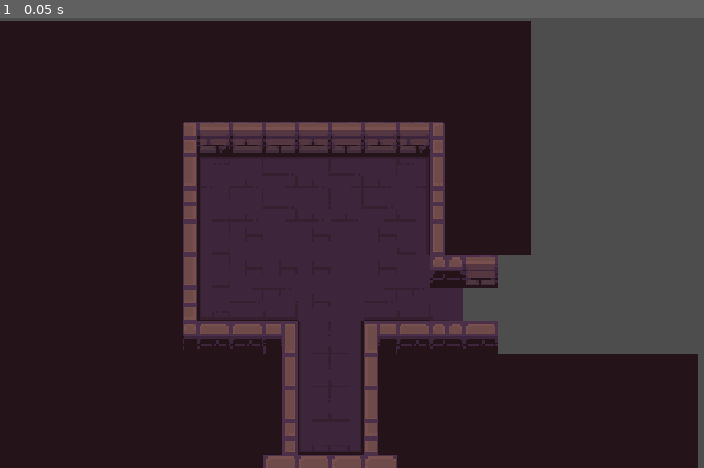
Above: before the commit, frame 1.
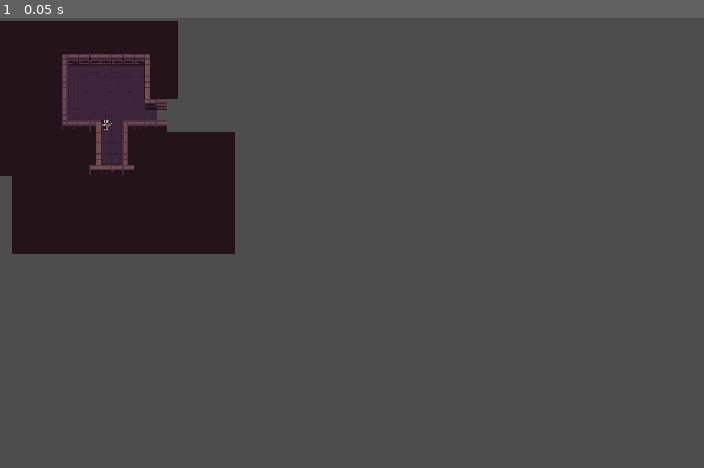
Above: after the commit, the same moment.

Repository: pratikkumararyan/dungeon_cafe
Game: Godot game, scene res://Scenes/Default.tscn
Two runs of this game, one before a commit and one after it. Both use one fixed random seed, a clock stepped at 60 frames per second and the inputs below.
Inputs:
- Up to frame 1 (0.05 s): no input

The runs differ from the first frame. In frame 1, 68% of the frame differs, in the area x 0-100%, y 0-100%.

Commit message:
added player sprite w animations

Diff:
--- a/Scenes/Default.tscn
+++ b/Scenes/Default.tscn
@@ -5,5 +5,4 @@
 [node name="Node2D" type="Node2D" unique_id=1060321192]
 
 [node name="Environment" parent="." unique_id=541352945 instance=ExtResource("1_c6y6c")]
-position = Vector2(476, 437)
-scale = Vector2(3, 3)
+position = Vector2(161, 148)
--- a/Scenes/environment.tscn
+++ b/Scenes/environment.tscn
@@ -1,6 +1,7 @@
 [gd_scene format=4 uid="uid://r2jmbdn0pt1"]
 
 [ext_resource type="Texture2D" uid="uid://c7gag3y23qv4r" path="res://Assets/2D Pixel Dungeon Asset Pack/character and tileset/Dungeon_Tileset.png" id="1_km3fo"]
+[ext_resource type="PackedScene" uid="uid://cjgfiew18rj8g" path="res://Scenes/skeleton.tscn" id="2_mfu5p"]
 
 [sub_resource type="TileSetAtlasSource" id="TileSetAtlasSource_mfu5p"]
 texture = ExtResource("1_km3fo")
@@ -113,3 +114,6 @@
 [node name="TileMapLayer" type="TileMapLayer" parent="." unique_id=2031170306]
 tile_map_data = PackedByteArray("AAD8//r/AAADAAAAAAD9//r/AAACAAAAAAD+//r/AAABAAAAAAD///r/AAACAAAAAAABAPr/AAACAAAAAAACAP …(6000 unchanged characters)…
 tile_set = SubResource("TileSet_6b2n3")
+
+[node name="ParentNode" parent="." unique_id=1499633693 instance=ExtResource("2_mfu5p")]
+position = Vector2(-5, 1)
--- /dev/null
+++ b/Scenes/player.tscn
@@ -0,0 +1,810 @@
+[gd_scene format=3 uid="uid://bwumulnf2mbw4"]
+
+[ext_resource type="Texture2D" uid="uid://dq3b8yljp6nyu" path="res://Assets/playerAssets/PNG/Swordsman_lvl3/With_shadow/Swordsman_lvl3_attack_with_shadow.png" id="1_6t5aa"]
+[ext_resource type="Texture2D" uid="uid://b3omgrlbswecw" path="res://Assets/playerAssets/PNG/Swordsman_lvl3/With_shadow/Swordsman_lvl3_Idle_with_shadow.png" id="2_6t5aa"]
+[ext_resource type="Texture2D" uid="uid://bnuq6baardpu5" path="res://Assets/playerAssets/PNG/Swordsman_lvl3/With_shadow/Swordsman_lvl3_Run_with_shadow.png" id="3_vgqql"]
+
+[sub_resource type="RectangleShape2D" id="RectangleShape2D_v0iea"]
+size = Vector2(9, 14)
+
+[sub_resource type="AtlasTexture" id="AtlasTexture_fkybt"]
+atlas = ExtResource("1_6t5aa")
+region = Rect2(0, 0, 64, 64)
+
+[sub_resource type="AtlasTexture" id="AtlasTexture_x3wgy"]
+atlas = ExtResource("1_6t5aa")
+region = Rect2(64, 0, 64, 64)
+
+[sub_resource type="AtlasTexture" id="AtlasTexture_3smsa"]
+atlas = ExtResource("1_6t5aa")
+region = Rect2(128, 0, 64, 64)
+
+[sub_resource type="AtlasTexture" id="AtlasTexture_8erm5"]
+atlas = ExtResource("1_6t5aa")
+region = Rect2(192, 0, 64, 64)
+
+[sub_resource type="AtlasTexture" id="AtlasTexture_f1ek2"]
+atlas = ExtResource("1_6t5aa")
+region = Rect2(256, 0, 64, 64)
+
+[sub_resource type="AtlasTexture" id="AtlasTexture_tx1dd"]
+atlas = ExtResource("1_6t5aa")
+region = Rect2(320, 0, 64, 64)
+
+[sub_resource type="AtlasTexture" id="AtlasTexture_gymyn"]
+atlas = ExtResource("1_6t5aa")
+region = Rect2(384, 0, 64, 64)
+
+[sub_resource type="AtlasTexture" id="AtlasTexture_pu2lt"]
+atlas = ExtResource("1_6t5aa")
+region = Rect2(448, 0, 64, 64)
+
+[sub_resource type="AtlasTexture" id="AtlasTexture_ukyrk"]
+atlas = ExtResource("1_6t5aa")
+region = Rect2(0, 192, 64, 64)
+
+[sub_resource type="AtlasTexture" id="AtlasTexture_7dp3o"]
+atlas = ExtResource("1_6t5aa")
+region = Rect2(64, 192, 64, 64)
+
+[sub_resource type="AtlasTexture" id="AtlasTexture_h4iuc"]
+atlas = ExtResource("1_6t5aa")
+region = Rect2(128, 192, 64, 64)
+
+[sub_resource type="AtlasTexture" id="AtlasTexture_fd4e3"]
+atlas = ExtResource("1_6t5aa")
+region = Rect2(192, 192, 64, 64)
+
+[sub_resource type="AtlasTexture" id="AtlasTexture_qqcod"]
+atlas = ExtResource("1_6t5aa")
+region = Rect2(256, 192, 64, 64)
+
+[sub_resource type="AtlasTexture" id="AtlasTexture_igrcy"]
+atlas = ExtResource("1_6t5aa")
+region = Rect2(320, 192, 64, 64)
+
+[sub_resource type="AtlasTexture" id="AtlasTexture_fs7ks"]
+atlas = ExtResource("1_6t5aa")
+region = Rect2(384, 192, 64, 64)
+
+[sub_resource type="AtlasTexture" id="AtlasTexture_l6n3p"]
+atlas = ExtResource("1_6t5aa")
+region = Rect2(448, 192, 64, 64)
+
+[sub_resource type="AtlasTexture" id="AtlasTexture_olqyp"]
+atlas = ExtResource("1_6t5aa")
+region = Rect2(0, 64, 64, 64)
+
+[sub_resource type="AtlasTexture" id="AtlasTexture_wpjfl"]
+atlas = ExtResource("1_6t5aa")
+region = Rect2(64, 64, 64, 64)
+
+[sub_resource type="AtlasTexture" id="AtlasTexture_bi64h"]
+atlas = ExtResource("1_6t5aa")
+region = Rect2(128, 64, 64, 64)
+
+[sub_resource type="AtlasTexture" id="AtlasTexture_2ijsl"]
+atlas = ExtResource("1_6t5aa")
+region = Rect2(192, 64, 64, 64)
+
+[sub_resource type="AtlasTexture" id="AtlasTexture_p1odr"]
+atlas = ExtResource("1_6t5aa")
+region = Rect2(256, 64, 64, 64)
+
+[sub_resource type="AtlasTexture" id="AtlasTexture_0gysh"]
+atlas = ExtResource("1_6t5aa")
+region = Rect2(320, 64, 64, 64)
+
+[sub_resource type="AtlasTexture" id="AtlasTexture_vfarp"]
+atlas = ExtResource("1_6t5aa")
+region = Rect2(384, 64, 64, 64)
+
+[sub_resource type="AtlasTexture" id="AtlasTexture_y6uwr"]
+atlas = ExtResource("1_6t5aa")
+region = Rect2(448, 64, 64, 64)
+
+[sub_resource type="AtlasTexture" id="AtlasTexture_83xs0"]
+atlas = ExtResource("1_6t5aa")
+region = Rect2(0, 128, 64, 64)
+
+[sub_resource type="AtlasTexture" id="AtlasTexture_ypfnu"]
+atlas = ExtResource("1_6t5aa")
+region = Rect2(64, 128, 64, 64)
+
+[sub_resource type="AtlasTexture" id="AtlasTexture_xuaoq"]
+atlas = ExtResource("1_6t5aa")
+region = Rect2(128, 128, 64, 64)
+
+[sub_resource type="AtlasTexture" id="AtlasTexture_wohnl"]
+atlas = ExtResource("1_6t5aa")
+region = Rect2(192, 128, 64, 64)
+
+[sub_resource type="AtlasTexture" id="AtlasTexture_36dho"]
+atlas = ExtResource("1_6t5aa")
+region = Rect2(256, 128, 64, 64)
+
+[sub_resource type="AtlasTexture" id="AtlasTexture_yh6i2"]
+atlas = ExtResource("1_6t5aa")
+region = Rect2(320, 128, 64, 64)
+
+[sub_resource type="AtlasTexture" id="AtlasTexture_nv4vc"]
+atlas = ExtResource("1_6t5aa")
+region = Rect2(384, 128, 64, 64)
+
+[sub_resource type="AtlasTexture" id="AtlasTexture_8gxox"]
+atlas = ExtResource("1_6t5aa")
+region = Rect2(448, 128, 64, 64)
+
+[sub_resource type="AtlasTexture" id="AtlasTexture_11gg7"]
+atlas = ExtResource("2_6t5aa")
+region = Rect2(0, 0, 64, 64)
+
+[sub_resource type="AtlasTexture" id="AtlasTexture_qpa8y"]
+atlas = ExtResource("2_6t5aa")
+region = Rect2(64, 0, 64, 64)
+
+[sub_resource type="AtlasTexture" id="AtlasTexture_sbwqj"]
+atlas = ExtResource("2_6t5aa")
+region = Rect2(128, 0, 64, 64)
+
+[sub_resource type="AtlasTexture" id="AtlasTexture_xwi16"]
+atlas = ExtResource("2_6t5aa")
+region = Rect2(192, 0, 64, 64)
+
+[sub_resource type="AtlasTexture" id="AtlasTexture_sweqm"]
+atlas = ExtResource("2_6t5aa")
+region = Rect2(256, 0, 64, 64)
+
+[sub_resource type="AtlasTexture" id="AtlasTexture_ph33w"]
+atlas = ExtResource("2_6t5aa")
+region = Rect2(320, 0, 64, 64)
+
+[sub_resource type="AtlasTexture" id="AtlasTexture_7ldla"]
+atlas = ExtResource("2_6t5aa")
+region = Rect2(384, 0, 64, 64)
+
+[sub_resource type="AtlasTexture" id="AtlasTexture_r7t2e"]
+atlas = ExtResource("2_6t5aa")
+region = Rect2(448, 0, 64, 64)
+
+[sub_resource type="AtlasTexture" id="AtlasTexture_nmr2m"]
+atlas = ExtResource("2_6t5aa")
+region = Rect2(512, 0, 64, 64)
+
+[sub_resource type="AtlasTexture" id="AtlasTexture_ax3m3"]
+atlas = ExtResource("2_6t5aa")
+region = Rect2(576, 0, 64, 64)
+
+[sub_resource type="AtlasTexture" id="AtlasTexture_3vlem"]
+atlas = ExtResource("2_6t5aa")
+region = Rect2(640, 0, 64, 64)
+
+[sub_resource type="AtlasTexture" id="AtlasTexture_8eeqe"]
+atlas = ExtResource("2_6t5aa")
+region = Rect2(704, 0, 64, 64)
+
+[sub_resource type="AtlasTexture" id="AtlasTexture_5x828"]
+atlas = ExtResource("2_6t5aa")
+region = Rect2(0, 192, 64, 64)
+
+[sub_resource type="AtlasTexture" id="AtlasTexture_c1k8q"]
+atlas = ExtResource("2_6t5aa")
+region = Rect2(64, 192, 64, 64)
+
+[sub_resource type="AtlasTexture" id="AtlasTexture_e6mvm"]
+atlas = ExtResource("2_6t5aa")
+region = Rect2(128, 192, 64, 64)
+
+[sub_resource type="AtlasTexture" id="AtlasTexture_57lvd"]
+atlas = ExtResource("2_6t5aa")
+region = Rect2(192, 192, 64, 64)
+
+[sub_resource type="AtlasTexture" id="AtlasTexture_ie7r7"]
+atlas = ExtResource("2_6t5aa")
+region = Rect2(0, 64, 64, 64)
+
+[sub_resource type="AtlasTexture" id="AtlasTexture_vq3lt"]
+atlas = ExtResource("2_6t5aa")
+region = Rect2(64, 64, 64, 64)
+
+[sub_resource type="AtlasTexture" id="AtlasTexture_pukcj"]
+atlas = ExtResource("2_6t5aa")
+region = Rect2(128, 64, 64, 64)
+
+[sub_resource type="AtlasTexture" id="AtlasTexture_1htnp"]
+atlas = ExtResource("2_6t5aa")
+region = Rect2(192, 64, 64, 64)
+
+[sub_resource type="AtlasTexture" id="AtlasTexture_m376e"]
+atlas = ExtResource("2_6t5aa")
+region = Rect2(256, 64, 64, 64)
+
+[sub_resource type="AtlasTexture" id="AtlasTexture_6b312"]
+atlas = ExtResource("2_6t5aa")
+region = Rect2(320, 64, 64, 64)
+
+[sub_resource type="AtlasTexture" id="AtlasTexture_lisdf"]
+atlas = ExtResource("2_6t5aa")
+region = Rect2(384, 64, 64, 64)
+
+[sub_resource type="AtlasTexture" id="AtlasTexture_n1x1j"]
+atlas = ExtResource("2_6t5aa")
+region = Rect2(448, 64, 64, 64)
+
+[sub_resource type="AtlasTexture" id="AtlasTexture_c8b32"]
+atlas = ExtResource("2_6t5aa")
+region = Rect2(512, 64, 64, 64)
+
+[sub_resource type="AtlasTexture" id="AtlasTexture_nj1g2"]
+atlas = ExtResource("2_6t5aa")
+region = Rect2(576, 64, 64, 64)
+
+[sub_resource type="AtlasTexture" id="AtlasTexture_usbl8"]
+atlas = ExtResource("2_6t5aa")
+region = Rect2(640, 64, 64, 64)
+
+[sub_resource type="AtlasTexture" id="AtlasTexture_dtg1u"]
+atlas = ExtResource("2_6t5aa")
+region = Rect2(704, 64, 64, 64)
+
+[sub_resource type="AtlasTexture" id="AtlasTexture_nuaet"]
+atlas = ExtResource("2_6t5aa")
+region = Rect2(0, 128, 64, 64)
+
+[sub_resource type="AtlasTexture" id="AtlasTexture_bqbau"]
+atlas = ExtResource("2_6t5aa")
+region = Rect2(64, 128, 64, 64)
+
+[sub_resource type="AtlasTexture" id="AtlasTexture_f5f5t"]
+atlas = ExtResource("2_6t5aa")
+region = Rect2(128, 128, 64, 64)
+
+[sub_resource type="AtlasTexture" id="AtlasTexture_qvbpb"]
+atlas = ExtResource("2_6t5aa")
+region = Rect2(192, 128, 64, 64)
+
+[sub_resource type="AtlasTexture" id="AtlasTexture_sscpr"]
+atlas = ExtResource("2_6t5aa")
+region = Rect2(256, 128, 64, 64)
+
+[sub_resource type="AtlasTexture" id="AtlasTexture_by7i4"]
+atlas = ExtResource("2_6t5aa")
+region = Rect2(320, 128, 64, 64)
+
+[sub_resource type="AtlasTexture" id="AtlasTexture_3uvy8"]
+atlas = ExtResource("2_6t5aa")
+region = Rect2(384, 128, 64, 64)
+
+[sub_resource type="AtlasTexture" id="AtlasTexture_ss172"]
+atlas = ExtResource("2_6t5aa")
+region = Rect2(448, 128, 64, 64)
+
+[sub_resource type="AtlasTexture" id="AtlasTexture_jmelf"]
+atlas = ExtResource("2_6t5aa")
+region = Rect2(512, 128, 64, 64)
+
+[sub_resource type="AtlasTexture" id="AtlasTexture_bjdqd"]
+atlas = ExtResource("2_6t5aa")
+region = Rect2(576, 128, 64, 64)
+
+[sub_resource type="AtlasTexture" id="AtlasTexture_feq18"]
+atlas = ExtResource("2_6t5aa")
+region = Rect2(640, 128, 64, 64)
+
+[sub_resource type="AtlasTexture" id="AtlasTexture_wcnj3"]
+atlas = ExtResource("2_6t5aa")
+region = Rect2(704, 128, 64, 64)
+
+[sub_resource type="AtlasTexture" id="AtlasTexture_jsob3"]
+atlas = ExtResource("3_vgqql")
+region = Rect2(0, 0, 64, 64)
+
+[sub_resource type="AtlasTexture" id="AtlasTexture_pg0gw"]
+atlas = ExtResource("3_vgqql")
+region = Rect2(64, 0, 64, 64)
+
+[sub_resource type="AtlasTexture" id="AtlasTexture_qavoy"]
+atlas = ExtResource("3_vgqql")
+region = Rect2(128, 0, 64, 64)
+
+[sub_resource type="AtlasTexture" id="AtlasTexture_w4w4b"]
+atlas = ExtResource("3_vgqql")
+region = Rect2(192, 0, 64, 64)
+
+[sub_resource type="AtlasTexture" id="AtlasTexture_h5cax"]
+atlas = ExtResource("3_vgqql")
+region = Rect2(256, 0, 64, 64)
+
+[sub_resource type="AtlasTexture" id="AtlasTexture_dj0x0"]
+atlas = ExtResource("3_vgqql")
+region = Rect2(320, 0, 64, 64)
+
+[sub_resource type="AtlasTexture" id="AtlasTexture_f1uaf"]
+atlas = ExtResource("3_vgqql")
+region = Rect2(384, 0, 64, 64)
+
+[sub_resource type="AtlasTexture" id="AtlasTexture_6hq81"]
+atlas = ExtResource("3_vgqql")
+region = Rect2(448, 0, 64, 64)
+
+[sub_resource type="AtlasTexture" id="AtlasTexture_5cld6"]
+atlas = ExtResource("3_vgqql")
+region = Rect2(0, 192, 64, 64)
+
+[sub_resource type="AtlasTexture" id="AtlasTexture_o736f"]
+atlas = ExtResource("3_vgqql")
+region = Rect2(64, 192, 64, 64)
+
+[sub_resource type="AtlasTexture" id="AtlasTexture_ketbw"]
+atlas = ExtResource("3_vgqql")
+region = Rect2(128, 192, 64, 64)
+
+[sub_resource type="AtlasTexture" id="AtlasTexture_4grkl"]
+atlas = ExtResource("3_vgqql")
+region = Rect2(192, 192, 64, 64)
+
+[sub_resource type="AtlasTexture" id="AtlasTexture_6yrdb"]
+atlas = ExtResource("3_vgqql")
+region = Rect2(256, 192, 64, 64)
+
+[sub_resource type="AtlasTexture" id="AtlasTexture_ue0p1"]
+atlas = ExtResource("3_vgqql")
+region = Rect2(320, 192, 64, 64)
+
+[sub_resource type="AtlasTexture" id="AtlasTexture_isbcs"]
+atlas = ExtResource("3_vgqql")
+region = Rect2(384, 192, 64, 64)
+
+[sub_resource type="AtlasTexture" id="AtlasTexture_142e3"]
+atlas = ExtResource("3_vgqql")
+region = Rect2(448, 192, 64, 64)
+
+[sub_resource type="AtlasTexture" id="AtlasTexture_ts2c8"]
+atlas = ExtResource("3_vgqql")
+region = Rect2(0, 64, 64, 64)
+
+[sub_resource type="AtlasTexture" id="AtlasTexture_hcgbs"]
+atlas = ExtResource("3_vgqql")
+region = Rect2(64, 64, 64, 64)
+
+[sub_resource type="AtlasTexture" id="AtlasTexture_mpfyg"]
+atlas = ExtResource("3_vgqql")
+region = Rect2(128, 64, 64, 64)
+
+[sub_resource type="AtlasTexture" id="AtlasTexture_un823"]
+atlas = ExtResource("3_vgqql")
+region = Rect2(192, 64, 64, 64)
+
+[sub_resource type="AtlasTexture" id="AtlasTexture_aclic"]
+atlas = ExtResource("3_vgqql")
+region = Rect2(256, 64, 64, 64)
+
+[sub_resource type="AtlasTexture" id="AtlasTexture_0y64g"]
+atlas = ExtResource("3_vgqql")
+region = Rect2(320, 64, 64, 64)
+
+[sub_resource type="AtlasTexture" id="AtlasTexture_ramv3"]
+atlas = ExtResource("3_vgqql")
+region = Rect2(384, 64, 64, 64)
+
+[sub_resource type="AtlasTexture" id="AtlasTexture_hseb1"]
+atlas = ExtResource("3_vgqql")
+region = Rect2(448, 64, 64, 64)
+
+[sub_resource type="AtlasTexture" id="AtlasTexture_vinow"]
+atlas = ExtResource("3_vgqql")
+region = Rect2(0, 128, 64, 64)
+
+[sub_resource type="AtlasTexture" id="AtlasTexture_awsf5"]
+atlas = ExtResource("3_vgqql")
+region = Rect2(64, 128, 64, 64)
+
+[sub_resource type="AtlasTexture" id="AtlasTexture_v84ne"]
+atlas = ExtResource("3_vgqql")
+region = Rect2(128, 128, 64, 64)
+
+[sub_resource type="AtlasTexture" id="AtlasTexture_4pcjl"]
+atlas = ExtResource("3_vgqql")
+region = Rect2(192, 128, 64, 64)
+
+[sub_resource type="AtlasTexture" id="AtlasTexture_3ath1"]
+atlas = ExtResource("3_vgqql")
+region = Rect2(256, 128, 64, 64)
+
+[sub_resource type="AtlasTexture" id="AtlasTexture_pgf6i"]
+atlas = ExtResource("3_vgqql")
+region = Rect2(320, 128, 64, 64)
+
+[sub_resource type="AtlasTexture" id="AtlasTexture_bvt37"]
+atlas = ExtResource("3_vgqql")
+region = Rect2(384, 128, 64, 64)
+
+[sub_resource type="AtlasTexture" id="AtlasTexture_kt3hj"]
+atlas = ExtResource("3_vgqql")
+region = Rect2(448, 128, 64, 64)
+
+[sub_resource type="SpriteFrames" id="SpriteFrames_s7wsd"]
+animations = [{
+"frames": [{
+"duration": 1.0,
+"texture": SubResource("AtlasTexture_fkybt")
+}, {
+"duration": 1.0,
+"texture": SubResource("AtlasTexture_x3wgy")
+}, {
+"duration": 1.0,
+"texture": SubResource("AtlasTexture_3smsa")
+}, {
+"duration": 1.0,
+"texture": SubResource("AtlasTexture_8erm5")
+}, {
+"duration": 1.0,
+"texture": SubResource("AtlasTexture_f1ek2")
+}, {
+"duration": 1.0,
+"texture": SubResource("AtlasTexture_tx1dd")
+}, {
+"duration": 1.0,
+"texture": SubResource("AtlasTexture_gymyn")
+}, {
+"duration": 1.0,
+"texture": SubResource("AtlasTexture_pu2lt")
+}],
+"loop": 1,
+"name": &"attackBackward",
+"speed": 10.0
+}, {
+"frames": [{
+"duration": 1.0,
+"texture": SubResource("AtlasTexture_ukyrk")
+}, {
+"duration": 1.0,
+"texture": SubResource("AtlasTexture_7dp3o")
+}, {
+"duration": 1.0,
+"texture": SubResource("AtlasTexture_h4iuc")
+}, {
+"duration": 1.0,
+"texture": SubResource("AtlasTexture_fd4e3")
+}, {
+"duration": 1.0,
+"texture": SubResource("AtlasTexture_qqcod")
+}, {
+"duration": 1.0,
+"texture": SubResource("AtlasTexture_igrcy")
+}, {
+"duration": 1.0,
+"texture": SubResource("AtlasTexture_fs7ks")
+}, {
+"duration": 1.0,
+"texture": SubResource("AtlasTexture_l6n3p")
+}],
+"loop": 1,
+"name": &"attackForward",
+"speed": 10.0
+}, {
+"frames": [{
+"duration": 1.0,
+"texture": SubResource("AtlasTexture_olqyp")
+}, {
+"duration": 1.0,
+"texture": SubResource("AtlasTexture_wpjfl")
+}, {
+"duration": 1.0,
+"texture": SubResource("AtlasTexture_bi64h")
+}, {
+"duration": 1.0,
+"texture": SubResource("AtlasTexture_2ijsl")
+}, {
+"duration": 1.0,
+"texture": SubResource("AtlasTexture_p1odr")
+}, {
+"duration": 1.0,
+"texture": SubResource("AtlasTexture_0gysh")
+}, {
+"duration": 1.0,
+"texture": SubResource("AtlasTexture_vfarp")
+}, {
+"duration": 1.0,
+"texture": SubResource("AtlasTexture_y6uwr")
+}],
+"loop": 1,
+"name": &"attackLeft",
+"speed": 10.0
+}, {
+"frames": [{
+"duration": 1.0,
+"texture": SubResource("AtlasTexture_83xs0")
+}, {
+"duration": 1.0,
+"texture": SubResource("AtlasTexture_ypfnu")
+}, {
+"duration": 1.0,
+"texture": SubResource("AtlasTexture_xuaoq")
+}, {
+"duration": 1.0,
+"texture": SubResource("AtlasTexture_wohnl")
+}, {
+"duration": 1.0,
+"texture": SubResource("AtlasTexture_36dho")
+}, {
+"duration": 1.0,
+"texture": SubResource("AtlasTexture_yh6i2")
+}, {
+"duration": 1.0,
+"texture": SubResource("AtlasTexture_nv4vc")
+}, {
+"duration": 1.0,
+"texture": SubResource("AtlasTexture_8gxox")
+}],
+"loop": 1,
+"name": &"attackRight",
+"speed": 10.0
+}, {
+"frames": [{
+"duration": 1.0,
+"texture": SubResource("AtlasTexture_11gg7")
+}, {
+"duration": 1.0,
+"texture": SubResource("AtlasTexture_qpa8y")
+}, {
+"duration": 1.0,
+"texture": SubResource("AtlasTexture_sbwqj")
+}, {
+"duration": 1.0,
+"texture": SubResource("AtlasTexture_xwi16")
+}, {
+"duration": 1.0,
+"texture": SubResource("AtlasTexture_sweqm")
+}, {
+"duration": 1.0,
+"texture": SubResource("AtlasTexture_ph33w")
+}, {
+"duration": 1.0,
+"texture": SubResource("AtlasTexture_7ldla")
+}, {
+"duration": 1.0,
+"texture": SubResource("AtlasTexture_r7t2e")
+}, {
+"duration": 1.0,
+"texture": SubResource("AtlasTexture_nmr2m")
+}, {
+"duration": 1.0,
+"texture": SubResource("AtlasTexture_ax3m3")
+}, {
+"duration": 1.0,
+"texture": SubResource("AtlasTexture_3vlem")
+}, {
+"duration": 1.0,
+"texture": SubResource("AtlasTexture_8eeqe")
+}],
+"loop": 1,
+"name": &"idleBackward",
+"speed": 10.0
+}, {
+"frames": [{
+"duration": 1.0,
+"texture": SubResource("AtlasTexture_5x828")
+}, {
+"duration": 1.0,
+"texture": SubResource("AtlasTexture_c1k8q")
+}, {
+"duration": 1.0,
+"texture": SubResource("AtlasTexture_e6mvm")
+}, {
+"duration": 1.0,
+"texture": SubResource("AtlasTexture_57lvd")
+}],
+"loop": 1,
+"name": &"idleForward",
+"speed": 3.0
+}, {
+"frames": [{
+"duration": 1.0,
+"texture": SubResource("AtlasTexture_ie7r7")
+}, {
+"duration": 1.0,
+"texture": SubResource("AtlasTexture_vq3lt")
+}, {
+"duration": 1.0,
+"texture": SubResource("AtlasTexture_pukcj")
+}, {
+"duration": 1.0,
+"texture": SubResource("AtlasTexture_1htnp")
+}, {
+"duration": 1.0,
+"texture": SubResource("AtlasTexture_m376e")
+}, {
+"duration": 1.0,
+"texture": SubResource("AtlasTexture_6b312")
+}, {
+"duration": 1.0,
+"texture": SubResource("AtlasTexture_lisdf")
+}, {
+"duration": 1.0,
+"texture": SubResource("AtlasTexture_n1x1j")
+}, {
+"duration": 1.0,
+"texture": SubResource("AtlasTexture_c8b32")
+}, {
+"duration": 1.0,
+"texture": SubResource("AtlasTexture_nj1g2")
+}, {
+"duration": 1.0,
+"texture": SubResource("AtlasTexture_usbl8")
+}, {
+"duration": 1.0,
+"texture": SubResource("AtlasTexture_dtg1u")
+}],
+"loop": 1,
+"name": &"idleLeft",
+"speed": 10.0
+}, {
+"frames": [{
+"duration": 1.0,
+"texture": SubResource("AtlasTexture_nuaet")
+}, {
+"duration": 1.0,
+"texture": SubResource("AtlasTexture_bqbau")
+}, {
+"duration": 1.0,
+"texture": SubResource("AtlasTexture_f5f5t")
+}, {
+"duration": 1.0,
+"texture": SubResource("AtlasTexture_qvbpb")
+}, {
+"duration": 1.0,
+"texture": SubResource("AtlasTexture_sscpr")
+}, {
+"duration": 1.0,
+"texture": SubResource("AtlasTexture_by7i4")
+}, {
+"duration": 1.0,
+"texture": SubResource("AtlasTexture_3uvy8")
+}, {
+"duration": 1.0,
+"texture": SubResource("AtlasTexture_ss172")
+}, {
+"duration": 1.0,
+"texture": SubResource("AtlasTexture_jmelf")
+}, {
+"duration": 1.0,
+"texture": SubResource("AtlasTexture_bjdqd")
+}, {
+"duration": 1.0,
+"texture": SubResource("AtlasTexture_feq18")
+}, {
+"duration": 1.0,
+"texture": SubResource("AtlasTexture_wcnj3")
+}],
+"loop": 1,
+"name": &"idleRight",
+"speed": 10.0
+}, {
+"frames": [{
+"duration": 1.0,
+"texture": SubResource("AtlasTexture_jsob3")
+}, {
+"duration": 1.0,
+"texture": SubResource("AtlasTexture_pg0gw")
+}, {
+"duration": 1.0,
+"texture": SubResource("AtlasTexture_qavoy")
+}, {
+"duration": 1.0,
+"texture": SubResource("AtlasTexture_w4w4b")
+}, {
+"duration": 1.0,
+"texture": SubResource("AtlasTexture_h5cax")
+}, {
+"duration": 1.0,
+"texture": SubResource("AtlasTexture_dj0x0")
+}, {
+"duration": 1.0,
+"texture": SubResource("AtlasTexture_f1uaf")
+}, {
+"duration": 1.0,
+"texture": SubResource("AtlasTexture_6hq81")
+}],
+"loop": 1,
+"name": &"runBackward",
+"speed": 10.0
+}, {
+"frames": [{
+"duration": 1.0,
+"texture": SubResource("AtlasTexture_5cld6")
+}, {
+"duration": 1.0,
+"texture": SubResource("AtlasTexture_o736f")
+}, {
+"duration": 1.0,
+"texture": SubResource("AtlasTexture_ketbw")
+}, {
+"duration": 1.0,
+"texture": SubResource("AtlasTexture_4grkl")
+}, {
+"duration": 1.0,
+"texture": SubResource("AtlasTexture_6yrdb")
+}, {
+"duration": 1.0,
+"texture": SubResource("AtlasTexture_ue0p1")
+}, {
+"duration": 1.0,
+"texture": SubResource("AtlasTexture_isbcs")
+}, {
+"duration": 1.0,
+"texture": SubResource("AtlasTexture_142e3")
+}],
+"loop": 1,
+"name": &"runForward",
+"speed": 10.0
+}, {
+"frames": [{
+"duration": 1.0,
+"texture": SubResource("AtlasTexture_ts2c8")
+}, {
+"duration": 1.0,
+"texture": SubResource("AtlasTexture_hcgbs")
+}, {
+"duration": 1.0,
+"texture": SubResource("AtlasTexture_mpfyg")
+}, {
+"duration": 1.0,
+"texture": SubResource("AtlasTexture_un823")
+}, {
+"duration": 1.0,
+"texture": SubResource("AtlasTexture_aclic")
+}, {
+"duration": 1.0,
+"texture": SubResource("AtlasTexture_0y64g")
+}, {
+"duration": 1.0,
+"texture": SubResource("AtlasTexture_ramv3")
+}, {
+"duration": 1.0,
+"texture": SubResource("AtlasTexture_hseb1")
+}],
+"loop": 1,
+"name": &"runLeft",
+"speed": 10.0
+}, {
+"frames": [{
+"duration": 1.0,
+"texture": SubResource("AtlasTexture_vinow")
+}, {
+"duration": 1.0,
+"texture": SubResource("AtlasTexture_awsf5")
+}, {
+"duration": 1.0,
+"texture": SubResource("AtlasTexture_v84ne")
+}, {
+"duration": 1.0,
+"texture": SubResource("AtlasTexture_4pcjl")
+}, {
+"duration": 1.0,
+"texture": SubResource("AtlasTexture_3ath1")
+}, {
+"duration": 1.0,
+"texture": SubResource("AtlasTexture_pgf6i")
+}, {
+"duration": 1.0,
+"texture": SubResource("AtlasTexture_bvt37")
+}, {
+"duration": 1.0,
+"texture": SubResource("AtlasTexture_kt3hj")
+}],
+"loop": 1,
+"name": &"runRight",
+"speed": 10.0
+}]
+
+[node name="CharacterBody2D" type="CharacterBody2D" unique_id=708398039]
+
+[node name="CollisionShape2D" type="CollisionShape2D" parent="." unique_id=578693703]
+position = Vector2(0.5, 2)
+shape = SubResource("RectangleShape2D_v0iea")
+
+[node name="AnimatedSprite2D" type="AnimatedSprite2D" parent="." unique_id=239077366]
+sprite_frames = SubResource("SpriteFrames_s7wsd")
+animation = &"idleRight"
+frame_progress = 0.6901982
--- a/Scenes/skeleton.tscn
+++ b/Scenes/skeleton.tscn
@@ -335,6 +335,7 @@
 
 [node name="AnimatedSprite2D" type="AnimatedSprite2D" parent="CharacterBody2D" unique_id=875241581]
 sprite_frames = SubResource("SpriteFrames_685vx")
-animation = &"movement"
-frame = 8
-frame_progress = 0.863367
+animation = &"idle"
+autoplay = "idle"
+frame = 3
+frame_progress = 0.10751054
--- a/project.godot
+++ b/project.godot
@@ -17,6 +17,7 @@
 
 [display]
 
+window/size/mode=3
 window/stretch/mode="canvas_items"
 window/stretch/aspect="expand"
 
Not shown, added: Assets/playerAssets/PNG/Swordsman_lvl1/Parts/Swordsman_lvl1_Death_body.png.import
Not shown, added: Assets/playerAssets/PNG/Swordsman_lvl1/Parts/Swordsman_lvl1_Death_head.png.import
Not shown, added: Assets/playerAssets/PNG/Swordsman_lvl1/Parts/Swordsman_lvl1_Death_red.png.import
Not shown, added: Assets/playerAssets/PNG/Swordsman_lvl1/Parts/Swordsman_lvl1_Death_shadow.png.import
Not shown, added: Assets/playerAssets/PNG/Swordsman_lvl1/Parts/Swordsman_lvl1_Death_sword.png.import
Not shown, added: Assets/playerAssets/PNG/Swordsman_lvl1/Parts/Swordsman_lvl1_Death_sword_back.png.import
Not shown, added: Assets/playerAssets/PNG/Swordsman_lvl1/Parts/Swordsman_lvl1_Hurt_body.png.import
Not shown, added: Assets/playerAssets/PNG/Swordsman_lvl1/Parts/Swordsman_lvl1_Hurt_head.png.import
Not shown, added: Assets/playerAssets/PNG/Swordsman_lvl1/Parts/Swordsman_lvl1_Hurt_red.png.import
Not shown, added: Assets/playerAssets/PNG/Swordsman_lvl1/Parts/Swordsman_lvl1_Hurt_shadow.png.import
Not shown, added: Assets/playerAssets/PNG/Swordsman_lvl1/Parts/Swordsman_lvl1_Hurt_sword.png.import
Not shown, added: Assets/playerAssets/PNG/Swordsman_lvl1/Parts/Swordsman_lvl1_Hurt_sword_back.png.import
(and 375 more such lines)
